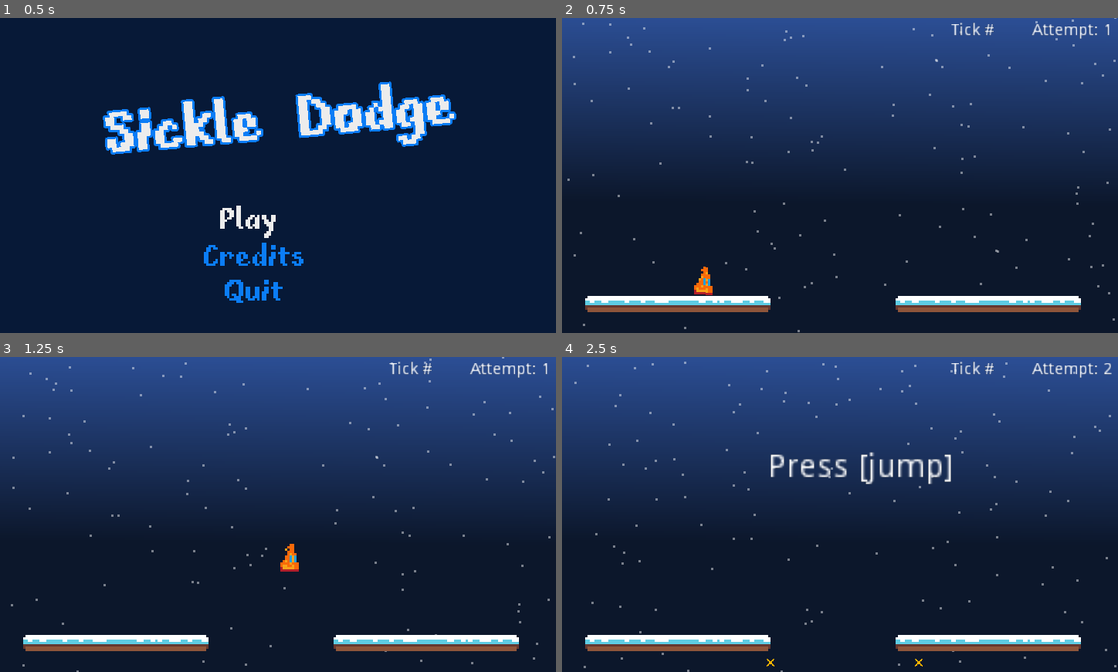
Above: before the commit, frames 1-4 (two rows, left to right).
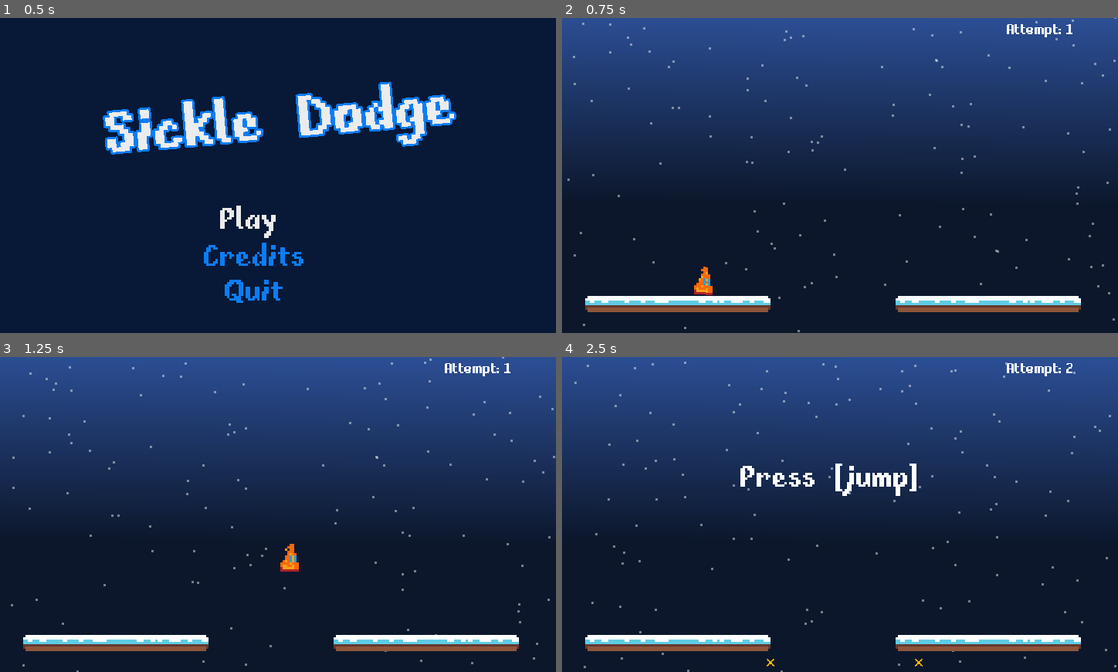
Above: after the commit, the same moments.

Repository: sugarvoid/winter-break-jam
Game: Godot game, scene res://game/menu/title_menu.tscn
Two runs of this game, one before a commit and one after it. Both use one fixed random seed, a clock stepped at 60 frames per second and the inputs below. Sound files missing from this copy of the repository are replaced by a short silence.
Inputs:
- Up to frame 1 (0.5 s): no input
- Up to frame 2 (0.75 s): tap Enter (ui_accept) at 0.5 s; hold D (move_right) from 0.53 s (still down); tap Space (dash) at 0.6 s
- Up to frame 3 (1.25 s): keep holding D (move_right); tap W (jump) at 0.77 s
- Up to frame 4 (2.5 s): tap Space (dash) at 1.35, 2.1 s; tap W (jump) at 1.52 s; release D (move_right) at 2.03 s; hold A (move_left) from 2.03 s (still down)

Frame 1 is identical in both runs. In frame 2, 0.5% of the frame differs, in the area x 70-99%, y 1-7%; in frame 3, 0.5%; in frame 4, 2.3%, in the area x 32-99%, y 1-45%.

Commit message:
Change font, hide debug and move attempt label over

Diff:
--- a/game/game.tscn
+++ b/game/game.tscn
@@ -11,6 +11,20 @@
 [ext_resource path="res://game/level/snow_effect.tscn" type="PackedScene" id=9]
 [ext_resource path="res://game/level/death_marker_container.gd" type="Script" id=10]
 [ext_resource path="res://game/sound/flame_out.wav" type="AudioStream" id=11]
+[ext_resource path="res://game/font/Equipe Basic 9h.ttf" type="DynamicFontData" id=12]
+[ext_resource path="res://game/font/fibberish.ttf" type="DynamicFontData" id=13]
+
+[sub_resource type="DynamicFont" id=2]
+font_data = ExtResource( 13 )
+
+[sub_resource type="DynamicFont" id=3]
+font_data = ExtResource( 13 )
+
+[sub_resource type="DynamicFont" id=4]
+font_data = ExtResource( 13 )
+
+[sub_resource type="DynamicFont" id=1]
+font_data = ExtResource( 12 )
 
 [node name="Game" type="Node2D"]
 script = ExtResource( 3 )
@@ -65,36 +79,41 @@
 
 [node name="LblRestart" type="Label" parent="OverLay"]
 visible = false
-margin_left = 89.0
-margin_top = 41.0
-margin_right = 140.0
-margin_bottom = 55.0
+margin_left = 76.0
+margin_top = 46.0
+margin_right = 153.0
+margin_bottom = 60.0
+custom_fonts/font = SubResource( 2 )
 text = "Press [jump]"
 
 [node name="LblWin" type="Label" parent="OverLay"]
 visible = false
-margin_left = 90.0
-margin_top = 41.0
+margin_left = 89.0
+margin_top = 45.0
 margin_right = 142.0
-margin_bottom = 55.0
+margin_bottom = 59.0
+custom_fonts/font = SubResource( 3 )
 text = "You Win"
 
 [node name="DEBUG" type="CanvasLayer" parent="."]
 
 [node name="Label" type="Label" parent="DEBUG"]
-margin_left = 168.0
+visible = false
+margin_left = 154.0
 margin_top = 2.0
-margin_right = 215.0
+margin_right = 201.0
 margin_bottom = 16.0
 rect_scale = Vector2( 0.5, 0.5 )
+custom_fonts/font = SubResource( 4 )
 text = "Tick #"
 
 [node name="HUD" type="CanvasLayer" parent="."]
 
 [node name="Label" type="Label" parent="HUD"]
-margin_left = 203.0
-margin_top = 2.0
-margin_right = 250.0
-margin_bottom = 16.0
+margin_left = 192.0
+margin_top = 1.0
+margin_right = 277.0
+margin_bottom = 15.0
 rect_scale = Vector2( 0.5, 0.5 )
-text = "ttttttt"
+custom_fonts/font = SubResource( 1 )
+text = "Attempt: 222"
--- a/game/menu/title_menu.tscn
+++ b/game/menu/title_menu.tscn
@@ -1,8 +1,9 @@
-[gd_scene load_steps=7 format=2]
+[gd_scene load_steps=9 format=2]
 
 [ext_resource path="res://game/menu/title_menu.gd" type="Script" id=1]
 [ext_resource path="res://game/font/fibberish.ttf" type="DynamicFontData" id=2]
 [ext_resource path="res://game/sound/snowy_cottage_v_2.ogg" type="AudioStream" id=3]
+[ext_resource path="res://game/font/Equipe Basic 9h.ttf" type="DynamicFontData" id=4]
 
 [sub_resource type="DynamicFont" id=2]
 size = 32
@@ -14,6 +15,9 @@
 size = 32
 outline_color = Color( 0.0470588, 0.494118, 0.968627, 1 )
 font_data = ExtResource( 2 )
+
+[sub_resource type="DynamicFont" id=4]
+font_data = ExtResource( 4 )
 
 [sub_resource type="Animation" id=3]
 resource_name = "title_sway"
@@ -131,13 +135,14 @@
 margin_right = 346.0
 margin_bottom = 235.0
 rect_scale = Vector2( 0.2, 0.2 )
+custom_fonts/font = SubResource( 4 )
 text = "Credits
 
 Programmer and Artist
 SugarVoid
 
 Font
-Boxy Bold by Clint Bellanger
+Equipe Basic by Eeve Somepx (CSL)
 Fibberish by Nathan Scott (CC BY 3.0)
 
 Music
--- a/project.godot
+++ b/project.godot
@@ -58,8 +58,8 @@
 
 window/size/width=240
 window/size/height=136
-window/size/test_width=720
-window/size/test_height=408
+window/size/test_width=960
+window/size/test_height=544
 window/stretch/mode="2d"
 window/stretch/aspect="keep"
 
Binary file removed: game/font/Boxy-Bold.ttf
Binary file added: game/font/Equipe Basic 9h.ttf
Not shown: 1 places in game/game.tscn that only renumber resources
Not shown, changed: README.md
